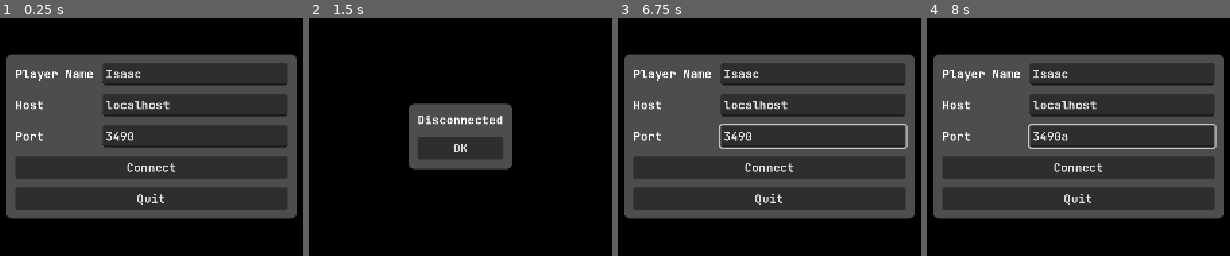
Above: before the commit, frames 1-4 (left to right).
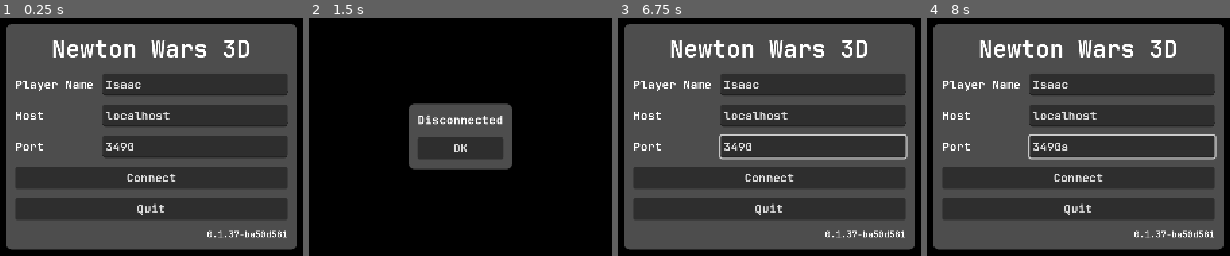
Above: after the commit, the same moments.

Repository: Draradech/NewtonWars3D
Game: Godot game, scene res://scenes/root_scene.tscn
Two runs of this game, one before a commit and one after it. Both use one fixed random seed, a clock stepped at 60 frames per second and the inputs below.
Inputs (mouse positions are in pixels of both pictures, inside the frame that each line leads up to):
- Up to frame 1 (0.25 s): no input
- Up to frame 2 (1.5 s): tap Enter at 0.5 s; move the mouse to (outside the picture) at 0.52 s; hold Right 0.53-1.25 s; tap A (bandallow) at 0.6 s; click (outside the picture) at 0.67 s; click "Connect" at 1.25 s
- Up to frame 3 (6.75 s): click "OK" at 2 s; tap R (reset) every 0.75 s from 2.75 to 5.75 s; move the mouse to (outside the picture) at 2.77 s; hold Down 2.78-3.53 s; tap D (banddisallow) at 2.85 s; move the mouse to (outside the picture) at 3.52 s; hold Right 3.53-4.28 s; tap C (clear) at 3.6 s; move the mouse to (outside the picture) at 4.27 s; hold Up 4.28-5.03 s; tap Space (fire) at 4.35 s; click (outside the picture) at 4.42 s; move the mouse to (outside the picture) at 5.02 s; hold Left 5.03-6.53 s; tap S (stats) at 5.1 s; tap Escape (menu) at 5.65 s; move the mouse to (outside the picture) at 5.77 s; tap W (wire) at 5.85 s; move the mouse to (808, 137) at 6.52 s; hold Down from 6.53 s (still down); tap Shift at 6.6 s; click (808, 137) at 6.67 s
- Up to frame 4 (8 s): move the mouse to (outside the picture) at 7.27 s; release Down at 7.28 s; hold Right from 7.28 s (still down); tap A (bandallow) at 7.35 s

The runs differ from the first frame. In frame 1, 54% of the frame differs, in the area x 1-99%, y 2-98%; in frame 2, nothing differs; in frame 3, 54%; in frame 4, 55%.

Commit message:
automatic versioning

Diff:
--- a/client/project.godot
+++ b/client/project.godot
@@ -11,6 +11,7 @@
 [application]
 
 config/name="Newton Wars 3D"
+config/version="0.1.37"
 run/main_scene="uid://b1s1usrg2fto0"
 config/features=PackedStringArray("4.4", "Mobile")
 boot_splash/bg_color=Color(0, 0, 0, 1)
@@ -21,6 +22,7 @@
 [autoload]
 
 Global="*res://scripts/global.gd"
+Version="*res://scripts/version.gd"
 
 [debug]
 
@@ -34,6 +36,10 @@
 window/size/window_height_override=720
 window/stretch/mode="canvas_items"
 window/stretch/aspect="expand"
+
+[editor_plugins]
+
+enabled=PackedStringArray("res://addons/git_version/plugin.cfg")
 
 [gui]
 
--- a/client/scenes/main_menu_scene.gd
+++ b/client/scenes/main_menu_scene.gd
@@ -4,6 +4,7 @@
 	$UI/MainMenu/VBox/Grid/Name.text = Global.config["name"]
 	$UI/MainMenu/VBox/Grid/Host.text = Global.config["host"]
 	$UI/MainMenu/VBox/Grid/Port.text = str(Global.config["port"])
+	$UI/MainMenu/VBox/Version.text = Version.version
 
 func get_playername() -> String:
 	return $UI/MainMenu/VBox/Grid/Name.text
--- a/client/scenes/main_menu_scene.tscn
+++ b/client/scenes/main_menu_scene.tscn
@@ -29,6 +29,12 @@
 
 [node name="VBox" type="VBoxContainer" parent="UI/MainMenu"]
 layout_mode = 2
+
+[node name="Title" type="Label" parent="UI/MainMenu/VBox"]
+layout_mode = 2
+theme_override_font_sizes/font_size = 32
+text = "Newton Wars 3D"
+horizontal_alignment = 1
 
 [node name="Grid" type="GridContainer" parent="UI/MainMenu/VBox"]
 layout_mode = 2
@@ -64,5 +70,10 @@
 layout_mode = 2
 text = "Quit"
 
+[node name="Version" type="Label" parent="UI/MainMenu/VBox"]
+layout_mode = 2
+theme_override_font_sizes/font_size = 12
+horizontal_alignment = 2
+
 [connection signal="pressed" from="UI/MainMenu/VBox/Connect" to="." method="_on_connect_pressed"]
 [connection signal="pressed" from="UI/MainMenu/VBox/Quit" to="." method="_on_quit_pressed"]
--- a/client/scripts/space.gd
+++ b/client/scripts/space.gd
@@ -95,22 +95,23 @@
 	for shot: Shot in shots.values():
 		if not shot.render_live:
 			if shot.stale:
-				shots.erase(shot)
+				shots.erase(shot.mid)
 				shot.queue_free()
+				for player in players.values():
+					player.shots.erase(shot)
 		else:
 			shot.prepare_render(time)
-
 
 func update_player_list():
 	if not player_id in players: return
 	var bbstring: = ""
 	#bbstring += "[color=ff7f00]%s\n%.1f[/color]\n\n" % [players[player_id].pname, players[player_id].score]
-	bbstring += "%s\n%.1f\n\n" % [players[player_id].pname, players[player_id].score]
+	bbstring += "%s\n%.2f\n\n" % [players[player_id].pname, players[player_id].score]
 	for pid in players:
 		if pid == player_id: continue
 		var player : Player = players[pid]
 		#bbstring += "[color=007fff]%s\n%.1f[/color]\n\n" % [player.pname, player.score]
-		bbstring += "%s\n%.1f\n\n" % [player.pname, player.score]
+		bbstring += "%s\n%.2f\n\n" % [player.pname, player.score]
 	get_parent().ui.get_node("PlayerList").text = bbstring
 
 func update_player_name(pyid: int, pname: String):
@@ -151,6 +152,7 @@
 		else:
 			shots.erase(os.mid)
 			os.queue_free()
+			players[pyid].shots.erase(os)
 
 func update_round_time(rt: int):
 	round_time = rt
--- /dev/null
+++ b/client/scripts/version.gd
@@ -0,0 +1,2 @@
+extends Node
+const version: String = "0.1.37-ba50d581"
Not shown, added: client/addons/git_version/git_version.gd
Not shown, added: client/addons/git_version/git_version.gd.uid
Not shown, added: client/addons/git_version/plugin.cfg
Not shown, changed: client/export_presets.cfg
